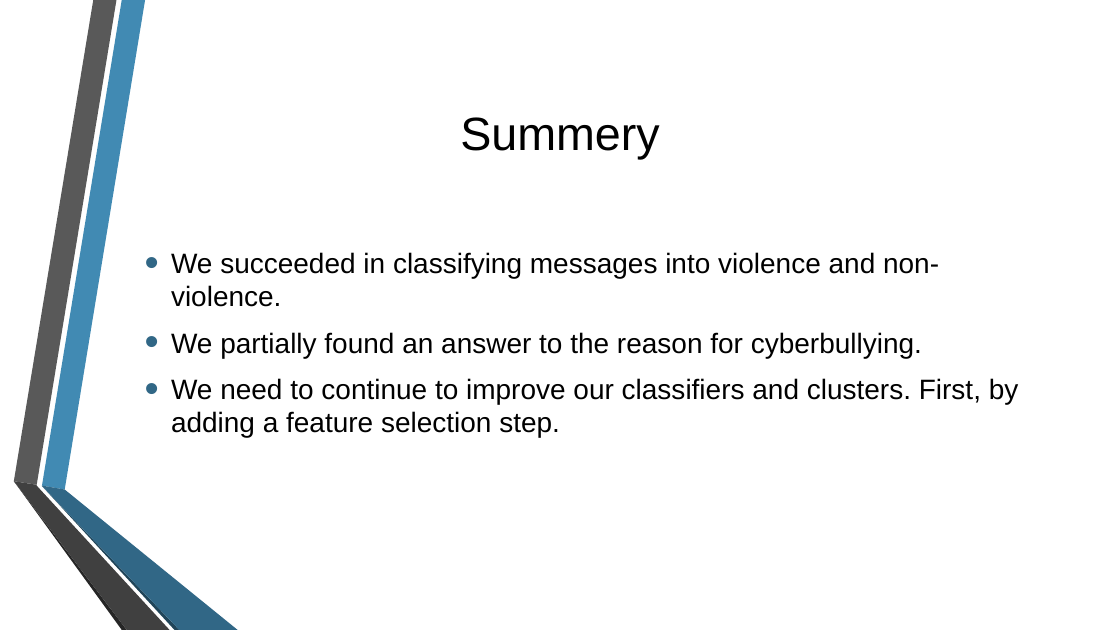
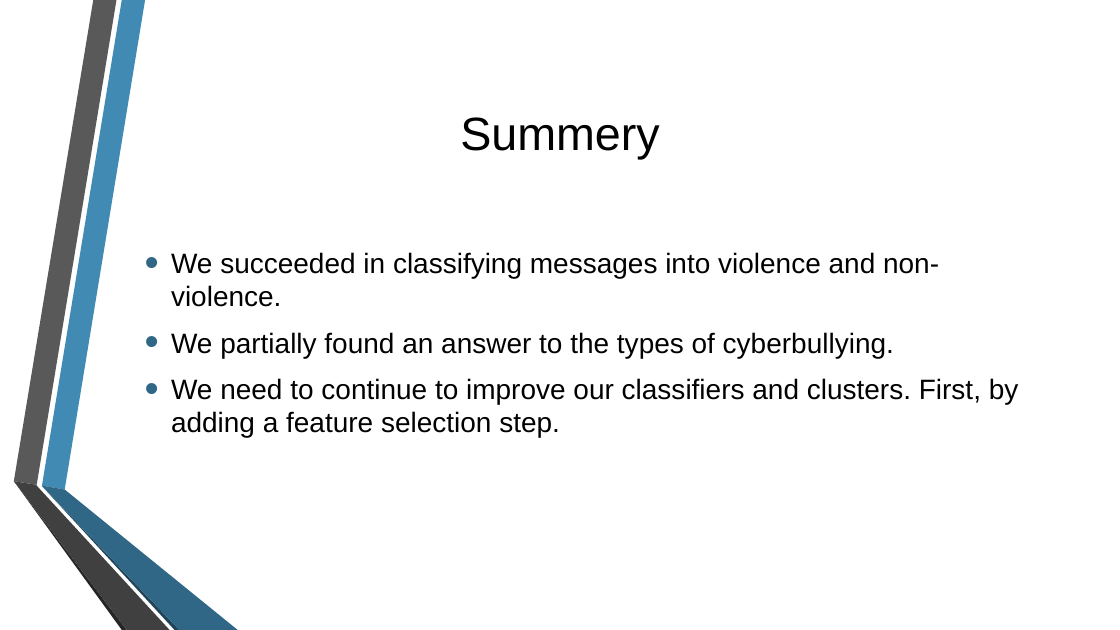
Before and after one commit to may-tal/nlpProject, a slide deck: slide 15 of CyberBullying.pptx. Drawn at 1120x630 pixels with LibreOffice and Linux fonts; fonts in the diff are those of the drawing; background and template pictures are left out. Boxes give left, top, right and bottom in pixels: in the first picture for what was removed or moved away, otherwise in the second. Text is boxed around its words. In the diff, an @@ line names an element or a change of style, - is before the commit and + after.

Commit message:
add pdf and modified the pptx

```diff
--- a/CyberBullying.pptx
+++ b/CyberBullying.pptx
@@ text at bbox=[171, 332, 894, 358]: text changed @@
-• We partially found an answer to the reason for cyberbullying.
+• We partially found an answer to the types of cyberbullying.
```
Also in this commit, not shown: 1 other slide changed, 1 slide added, 1 slide removed, 1 other file.
